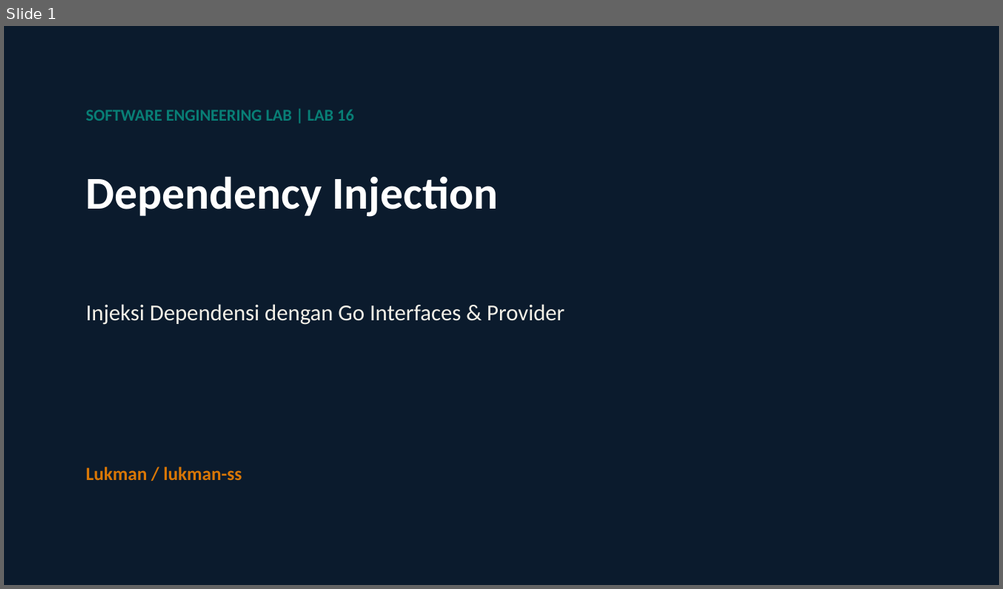
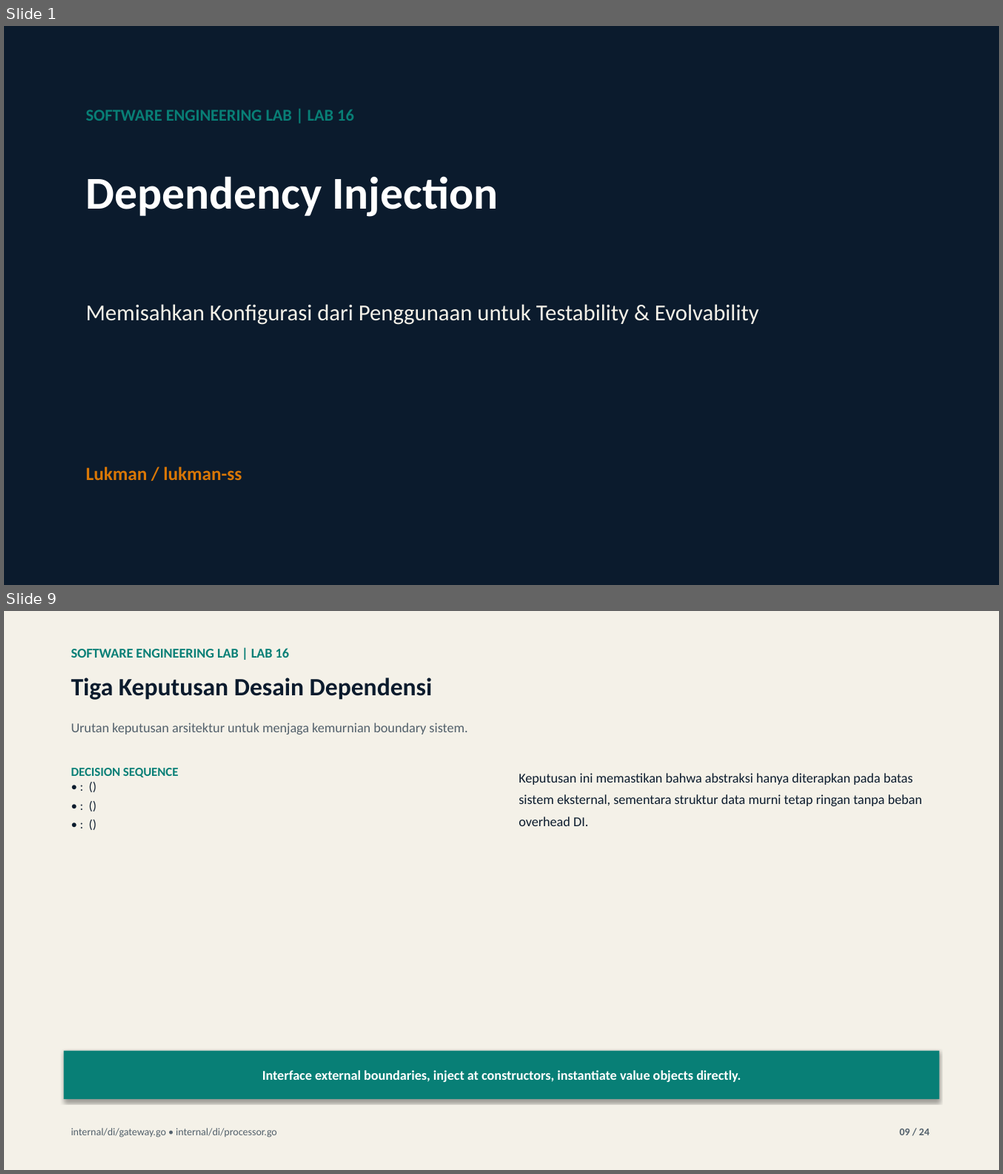
Before and after one commit to lukman-ss/software-engineering-lab, a slide deck: labs/16-dependency-injection/result/linkedin/lab-16-dependency-injection-carousel.pptx. Shown one above the other, each under a label of ours: slide 1 before the commit, slides 1 and 9 after it; the slides between them are not shown. The pictures are 1003x589 and 1003x1174 pixels, drawn with LibreOffice and Linux fonts; fonts in the diff are those of the drawing. Boxes give left, top, right and bottom in pixels: in the first picture for what was removed or moved away, otherwise in the second. Text is boxed around its words. In the diff, an @@ line names an element or a change of style, - is before the commit and + after.

Commit message:
feat: update lab 16 dependency injection content, presentation, and documentation artifacts

```diff
--- a/labs/16-dependency-injection/result/linkedin/lab-16-dependency-injection-carousel.pptx
+++ b/labs/16-dependency-injection/result/linkedin/lab-16-dependency-injection-carousel.pptx
@@ slide 9 added at (4, 611, 999, 1170), background #FFFFFF @@
@@ rectangle added at (4, 611, 999, 1170), fill #F4F1E8 @@
@@ text added at (71, 648, 289, 658), 13 pt, text #087F76, bold @@
+SOFTWARE ENGINEERING LAB | LAB 16
@@ text added at (71, 678, 432, 700), 24 pt, text #0B1B2D, bold @@
+Tiga Keputusan Desain Dependensi
@@ text added at (71, 723, 467, 735), 13 pt, text #52606B @@
+Urutan keputusan arsitektur untuk menjaga kemurnian boundary sistem.
@@ text added at (71, 768, 179, 777), 12 pt, text #087F76, bold @@
+DECISION SEQUENCE
+• : ()
+• : ()
+• : ()
@@ text added at (518, 773, 922, 826), 13 pt, text #0B1B2D @@
+Keputusan ini memastikan bahwa abstraksi hanya diterapkan pada batas sistem eksternal, sementara struktur data murni tetap ringan tanpa beban overhead DI.
@@ rectangle added at (64, 1051, 939, 1099), fill #087F76, 13 pt, text #FFFFFF, bold @@
+Interface external boundaries, inject at constructors, instantiate value objects directly.
@@ text added at (71, 1128, 277, 1138), 10 pt, text #52606B @@
+internal/di/gateway.go • internal/di/processor.go
@@ text added at (899, 1129, 929, 1136), 10 pt, text #52606B, bold @@
+09 / 24
@@ slide 1 changed as well @@
@@ text at (86, 304, 759, 325): text changed @@
-Injeksi Dependensi dengan Go Interfaces & Provider
+Memisahkan Konfigurasi dari Penggunaan untuk Testability & Evolvability
```
Also in this commit, not shown: 16 other slides changed, 6 other slides added, 7 slides removed, 7 other files.
